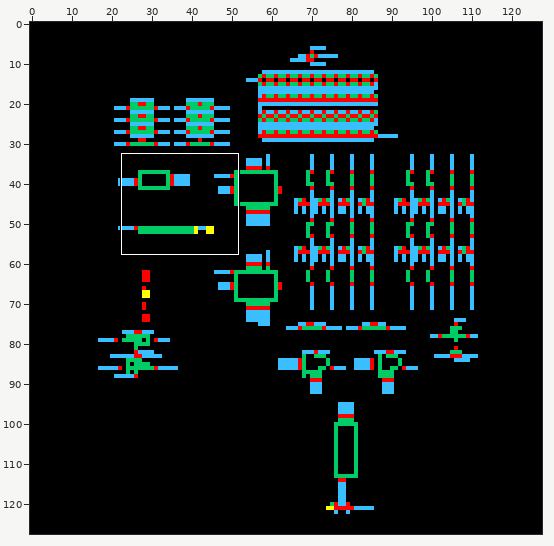
Two states of a sprite sheet, eDRAMLib/eDRAM_simple_top/schematic/thumbnail_128x128.png. Above: a wide view before the commit, with the close-up outlined.
Close-up. Earlier state:
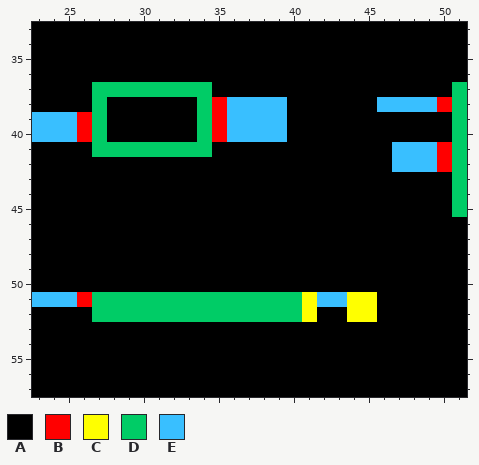
The file is 128x128 pixels. Shown: x 23..51, y 33..57.
Palette (. is transparent): A #000000  B #ff0000  C #ffff00  D #00cc66  E #39bfff
Pixels before, first column x 23:
33 AAAAAAAAAAAAAAAAAAAAAAAAAAAAA
34 AAAAAAAAAAAAAAAAAAAAAAAAAAAAA
35 AAAAAAAAAAAAAAAAAAAAAAAAAAAAA
36 AAAAAAAAAAAAAAAAAAAAAAAAAAAAA
37 AAAADDDDDDDDAAAAAAAAAAAAAAAAD
38 AAAADAAAAAADBEEEEAAAAAAEEEEBD
39 EEEBDAAAAAADBEEEEAAAAAAAAAAAD
40 EEEBDAAAAAADBEEEEAAAAAAAAAAAD
41 AAAADDDDDDDDAAAAAAAAAAAAEEEBD
42 AAAAAAAAAAAAAAAAAAAAAAAAEEEBD
43 AAAAAAAAAAAAAAAAAAAAAAAAAAAAD
44 AAAAAAAAAAAAAAAAAAAAAAAAAAAAD
45 AAAAAAAAAAAAAAAAAAAAAAAAAAAAD
46 AAAAAAAAAAAAAAAAAAAAAAAAAAAAA
47 AAAAAAAAAAAAAAAAAAAAAAAAAAAAA
48 AAAAAAAAAAAAAAAAAAAAAAAAAAAAA
49 AAAAAAAAAAAAAAAAAAAAAAAAAAAAA
50 AAAAAAAAAAAAAAAAAAAAAAAAAAAAA
51 EEEBDDDDDDDDDDDDDDCEECCAAAAAA
52 AAAADDDDDDDDDDDDDDCAACCAAAAAA
53 AAAAAAAAAAAAAAAAAAAAAAAAAAAAA
54 AAAAAAAAAAAAAAAAAAAAAAAAAAAAA
55 AAAAAAAAAAAAAAAAAAAAAAAAAAAAA
56 AAAAAAAAAAAAAAAAAAAAAAAAAAAAA
57 AAAAAAAAAAAAAAAAAAAAAAAAAAAAA
New version:
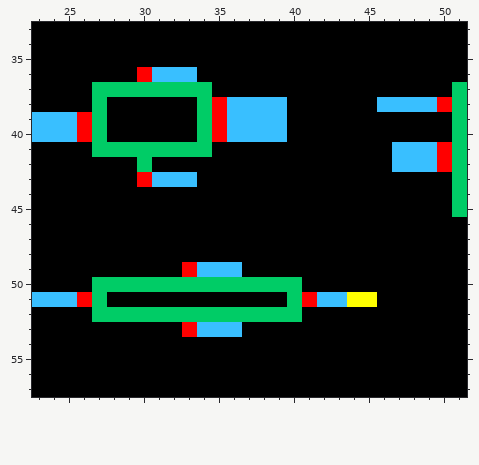
Changes in this commit:
y 36: x 30..33 AAAA -> BEEE
y 42: x 30 A -> D
y 43: x 30..33 AAAA -> BEEE
y 49: x 33..36 AAAA -> BEEE
y 50: x 27..40 AAAAAAAAAAAAAA -> DDDDDDDDDDDDDD
y 51: x 28..39 DDDDDDDDDDDD -> AAAAAAAAAAAA; x 41 C -> B
y 52: x 41 C -> A; x 44..45 CC -> AA
y 53: x 33..36 AAAA -> BEEE
